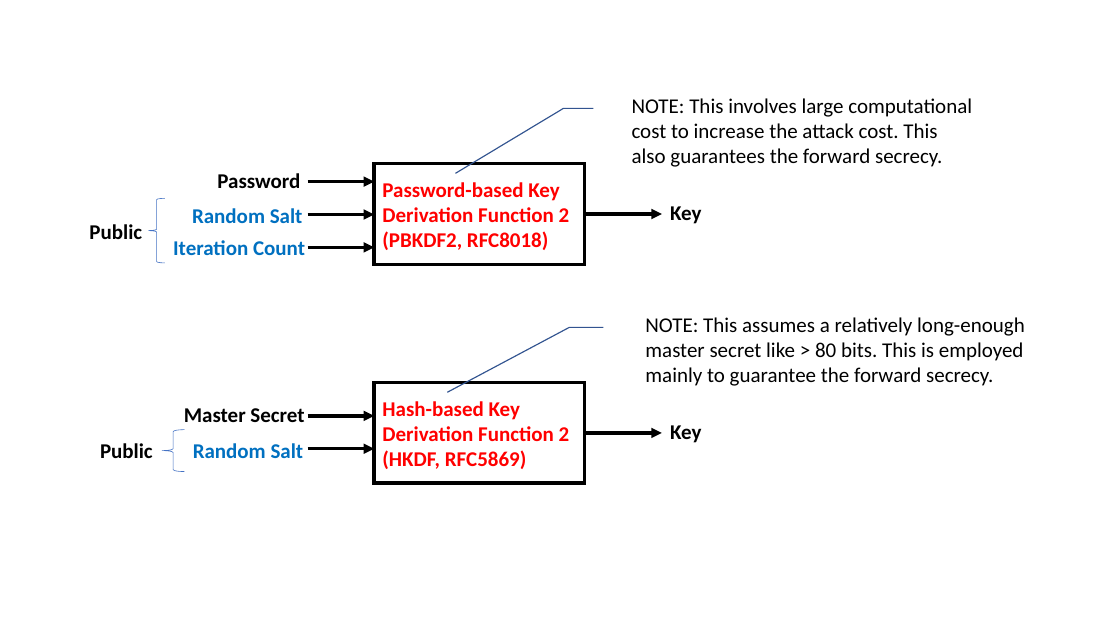
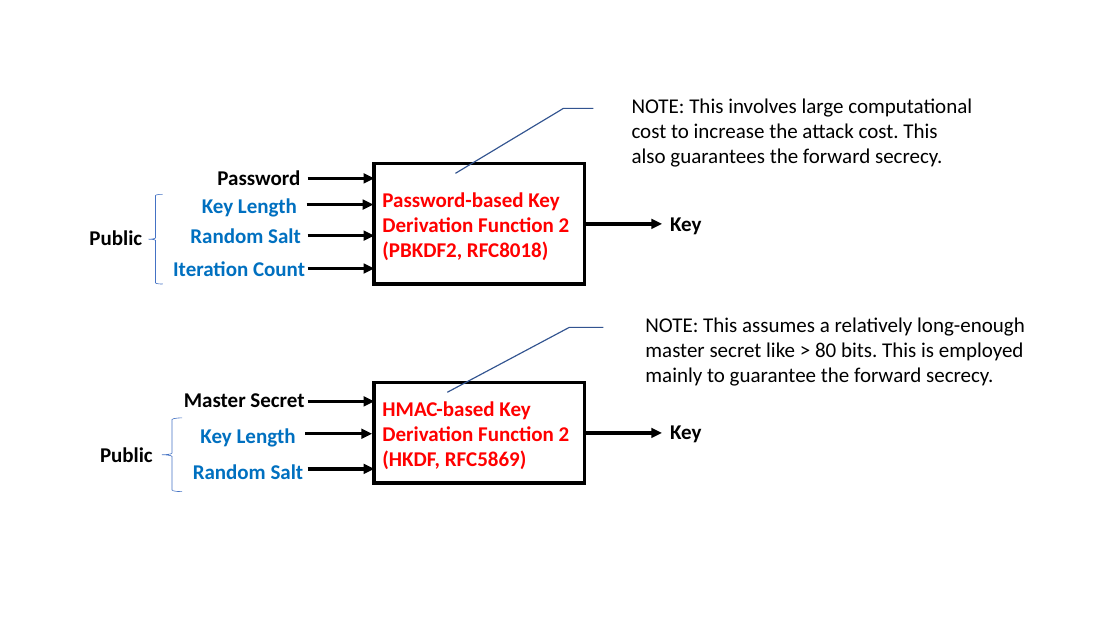
Before and after one commit to junkurihara/class-e2e_security_js, a slide deck: slide 21 of images.pptx. Drawn at 1120x630 pixels with LibreOffice and Linux fonts; fonts in the diff are those of the drawing. Boxes give left, top, right and bottom in pixels: in the first picture for what was removed or moved away, otherwise in the second. Text is boxed around its words. In the diff, an @@ line names an element or a change of style, - is before the commit and + after.

```diff
--- a/images.pptx
+++ b/images.pptx
@@ arrow moved from (308, 181) - (374, 181) to (308, 178) - (374, 178) @@
@@ rectangle "Password-based Key Derivation Function 2 ...": place and size @@
-rectangle "Password-based Key Derivation Function 2 ..." at (374, 164, 585, 265)
+rectangle "Password-based Key Derivation Function 2 ..." at (374, 164, 585, 284)
@@ right brace: place and size @@
-right brace at (149, 198, 166, 263)
+right brace at (149, 194, 163, 284)
@@ text added at (202, 198, 297, 217), 18 pt, text #0070C0, bold @@
+Key Length
@@ arrow added from (307, 205) to (373, 205), #000000 3 pt @@
@@ text "Key": place and size @@
-text "Key" at (670, 206, 701, 224)
+text "Key" at (670, 217, 701, 235)
@@ text "Public": place and size @@
-text "Public" at (89, 224, 142, 239)
+text "Public" at (89, 230, 142, 245)
@@ 3 texts, 3 arrows: place and size @@
-3 texts, 3 arrows at (173, 208, 374, 458)
+3 texts, 3 arrows at (173, 228, 374, 479)
@@ arrow moved from (585, 214) - (662, 214) to (585, 224) - (662, 224) @@
@@ text "Master Secret": place and size @@
-text "Master Secret" at (184, 408, 304, 422)
+text "Master Secret" at (184, 393, 304, 407)
@@ right brace: place and size @@
-right brace at (162, 430, 185, 472)
+right brace at (162, 418, 182, 492)
@@ arrow moved from (308, 416) - (374, 416) to (308, 402) - (374, 402) @@
@@ text in rectangle at (382, 401, 570, 469): text changed @@
-Hash-based Key Derivation Function 2 (HKDF, RFC5869)
+HMAC-based Key Derivation Function 2 (HKDF, RFC5869)
@@ text "Public": place and size @@
-text "Public" at (100, 443, 153, 458)
+text "Public" at (100, 447, 153, 462)
@@ text added at (200, 428, 296, 447), 18 pt, text #0070C0, bold @@
+Key Length
@@ arrow added from (305, 434) to (372, 434), #000000 3 pt @@
```
Also in this commit, not shown: 4 other files.
